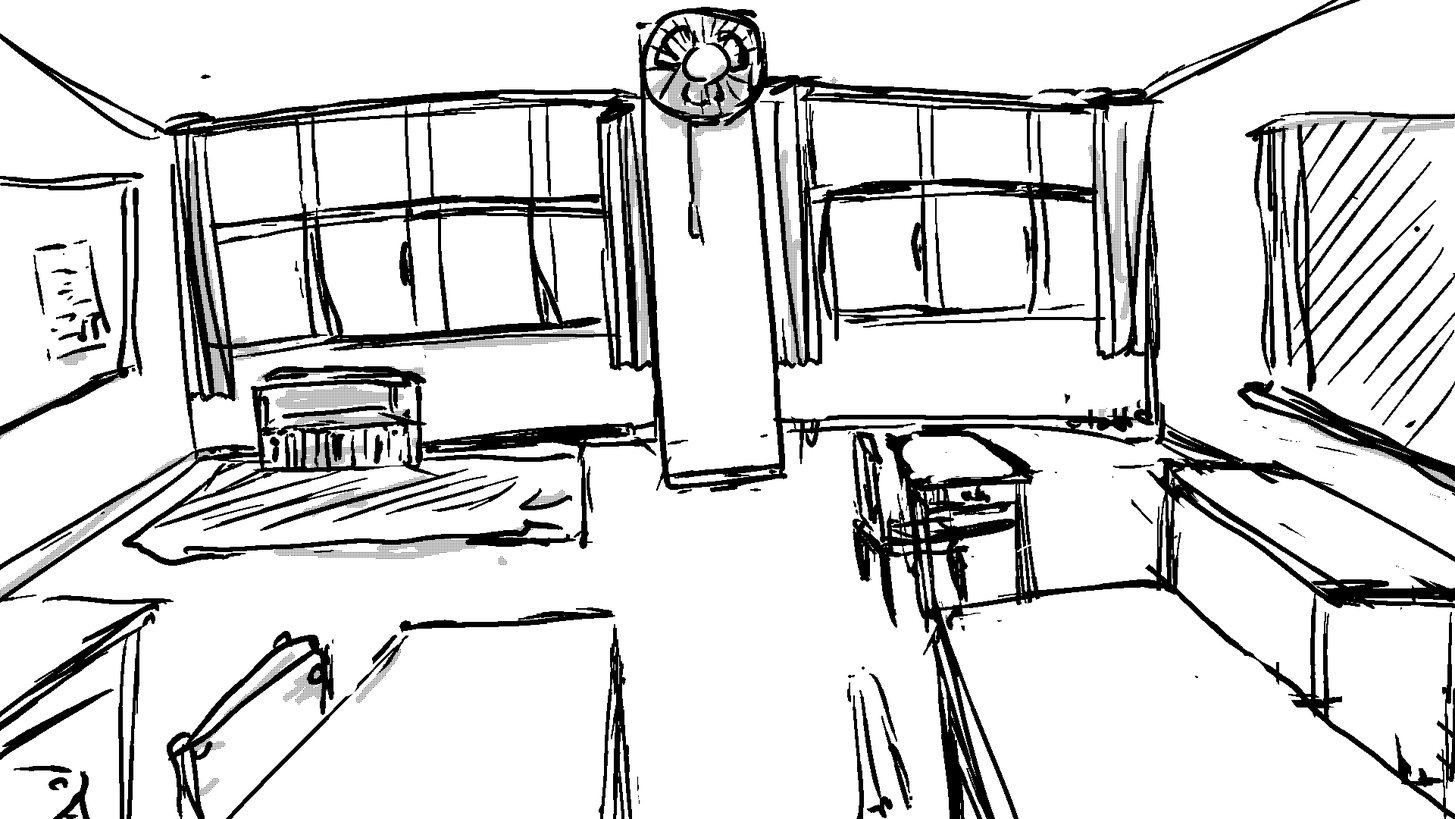
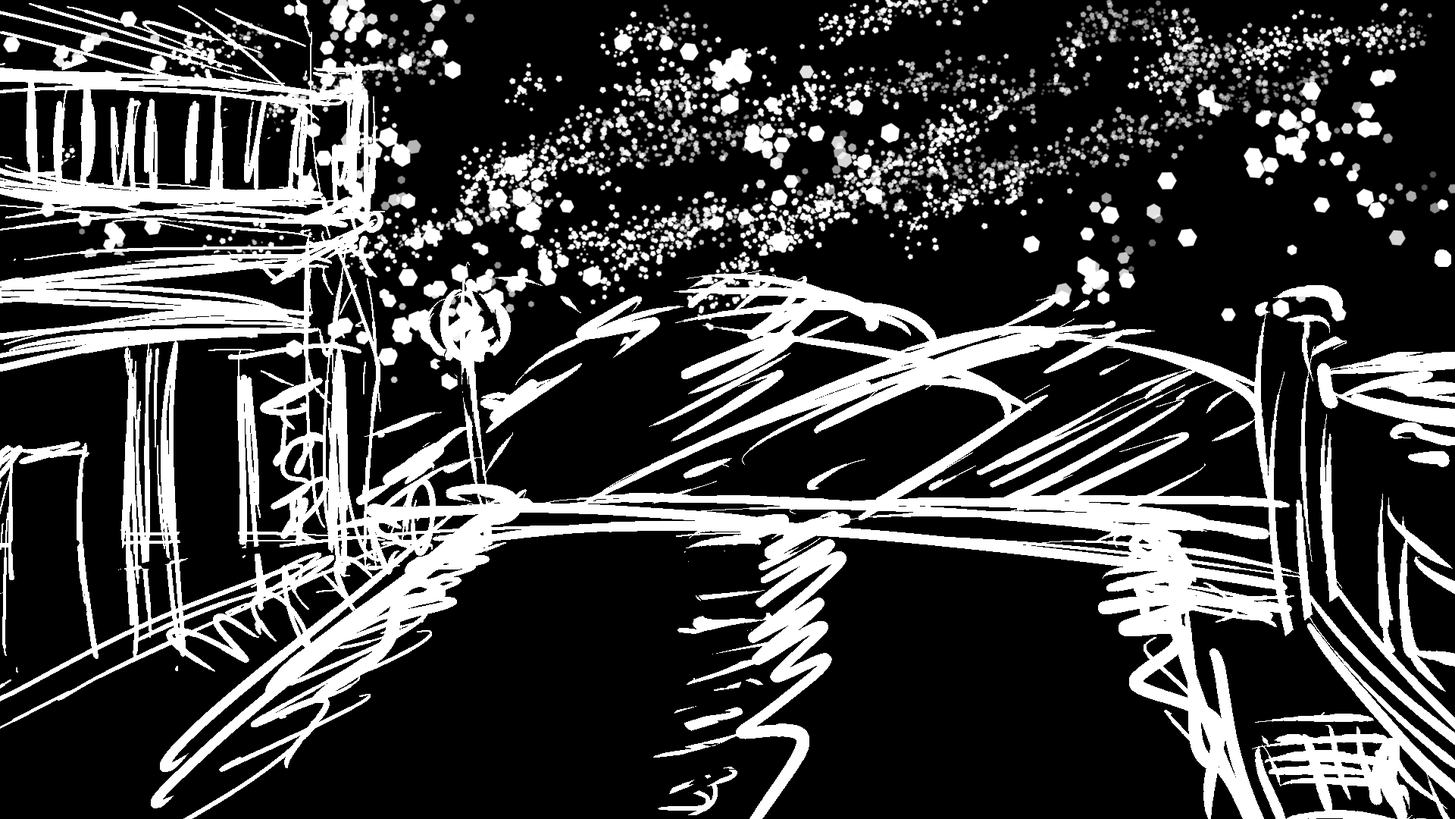
Layer changes from the first 1455px x 819px image to the second:
added layer "ch1" above "ch0" over [0, 0, 1455, 819]
renamed "レイヤー 2" to "ch0", hid it over [0, 0, 1455, 819]
